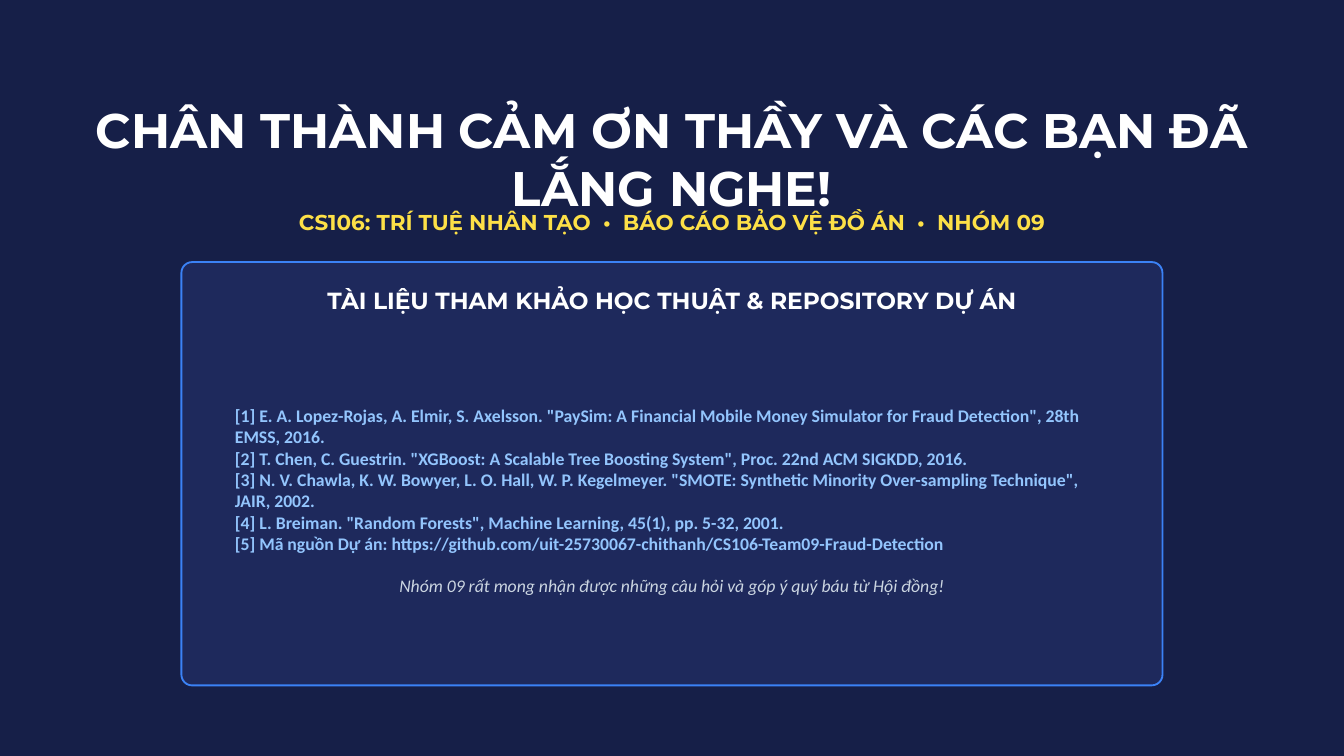
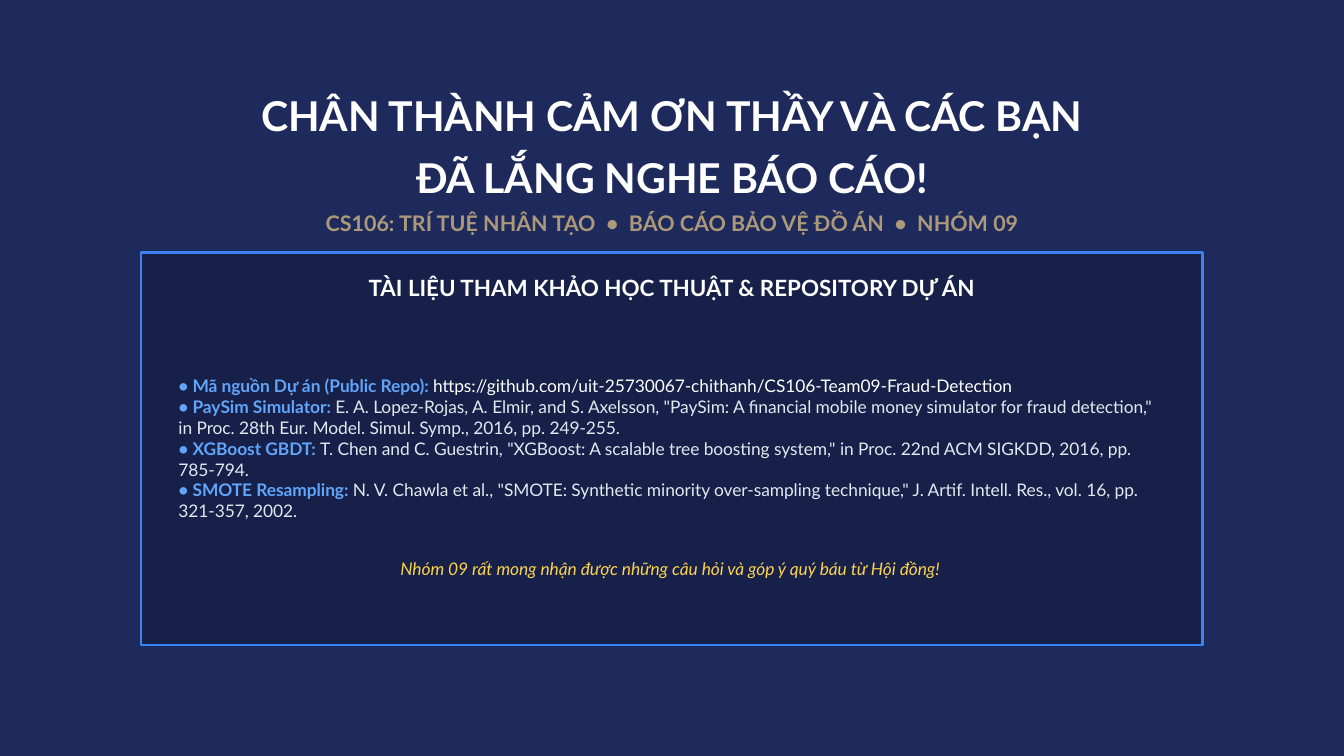
Before and after one commit to uit-25730067-chithanh/CS106-Team09-Fraud-Detection, a slide deck: slide 21 of draft/fraud-detection/slide/[Nhom9]_Slide_FraudDetection_Academic_VN.pptx (slide 24 before the commit). Drawn at 1344x756 pixels with LibreOffice and Linux fonts; fonts in the diff are those of the drawing. Boxes give left, top, right and bottom in pixels: in the first picture for what was removed or moved away, otherwise in the second. Text is boxed around its words. In the diff, an @@ line names an element or a change of style, - is before the commit and + after.

```diff
--- a/draft/fraud-detection/slide/[Nhom9]_Slide_FraudDetection_Academic_VN.pptx
+++ b/draft/fraud-detection/slide/[Nhom9]_Slide_FraudDetection_Academic_VN.pptx
@@ background #161F48 to #1E295C @@
@@ text at (x1=261, y1=95, x2=1083, y2=194): text changed; size 26 to 22 pt; font Montserrat to Lato @@
-CHÂN THÀNH CẢM ƠN THẦY VÀ CÁC BẠN ĐÃ LẮNG NGHE!
+CHÂN THÀNH CẢM ƠN THẦY VÀ CÁC BẠN
+ĐÃ LẮNG NGHE BÁO CÁO!
@@ text "CS106: TRÍ TUỆ NHÂN TẠO ..." at (x1=326, y1=212, x2=1018, y2=235): font Montserrat to Lato, text colour #FDE047 to #AB997A @@
@@ text "TÀI LIỆU THAM KHẢO HỌC ..." moved from (x1=327, y1=286, x2=1017, y2=314) to (x1=369, y1=276, x2=975, y2=300) @@
@@ text "TÀI LIỆU THAM KHẢO HỌC ..." at (x1=369, y1=276, x2=975, y2=300): size 12.5 to 12 pt, font Montserrat to Lato @@
@@ rectangle added at (x1=141, y1=253, x2=1203, y2=645), fill #172048, outline #3B82F6 1.5 pt @@
@@ rounded rectangle removed at (x1=181, y1=262, x2=1163, y2=685) @@
@@ text "• Mã nguồn Dự án ..." moved from (x1=235, y1=409, x2=1080, y2=595) to (x1=178, y1=378, x2=1152, y2=578) @@
@@ text at (x1=178, y1=378, x2=1152, y2=519): text changed; size 9.5 to 9.3 pt; font Calibri to Lato; text colour #93C5FD to #E2E8F0; bold off @@
-[1] E. A. Lopez-Rojas, A. Elmir, S. Axelsson. "PaySim: A Financial Mobile Money Simulator for Fraud Detection", 28th EMSS, 2016.
-[2] T. Chen, C. Guestrin. "XGBoost: A Scalable Tree Boosting System", Proc. 22nd ACM SIGKDD, 2016.
-[3] N. V. Chawla, K. W. Bowyer, L. O. Hall, W. P. Kegelmeyer. "SMOTE: Synthetic Minority Over-sampling Technique", JAIR, 2002.
-[4] L. Breiman. "Random Forests", Machine Learning, 45(1), pp. 5-32, 2001.
-[5] Mã nguồn Dự án: https://github.com/uit-25730067-chithanh/CS106-Team09-Fraud-Detection
+• Mã nguồn Dự án (Public Repo): https://github.com/uit-25730067-chithanh/CS106-Team09-Fraud-Detection
+• PaySim Simulator: E. A. Lopez-Rojas, A. Elmir, and S. Axelsson, "PaySim: A financial mobile money simulator for fraud detection," in Proc. 28th Eur. Model. Simul. Symp., 2016, pp. 249-255.
+• XGBoost GBDT: T. Chen and C. Guestrin, "XGBoost: A scalable tree boosting system," in Proc. 22nd ACM SIGKDD, 2016, pp. 785-794.
+• SMOTE Resampling: N. V. Chawla et al., "SMOTE: Synthetic minority over-sampling technique," J. Artif. Intell. Res., vol. 16, pp. 321-357, 2002.
@@ text at (x1=400, y1=561, x2=940, y2=578): size 9.5 to 9.3 pt, font Calibri to Lato, text colour #CBD5E1 to #FCD34D in "Nhóm 09 rất mong nhận được những ..."; line spacing 1 to 1.25 @@
```
Also in this commit, not shown: 15 other slides changed, 5 slides added, 8 slides removed, 9 other files.
